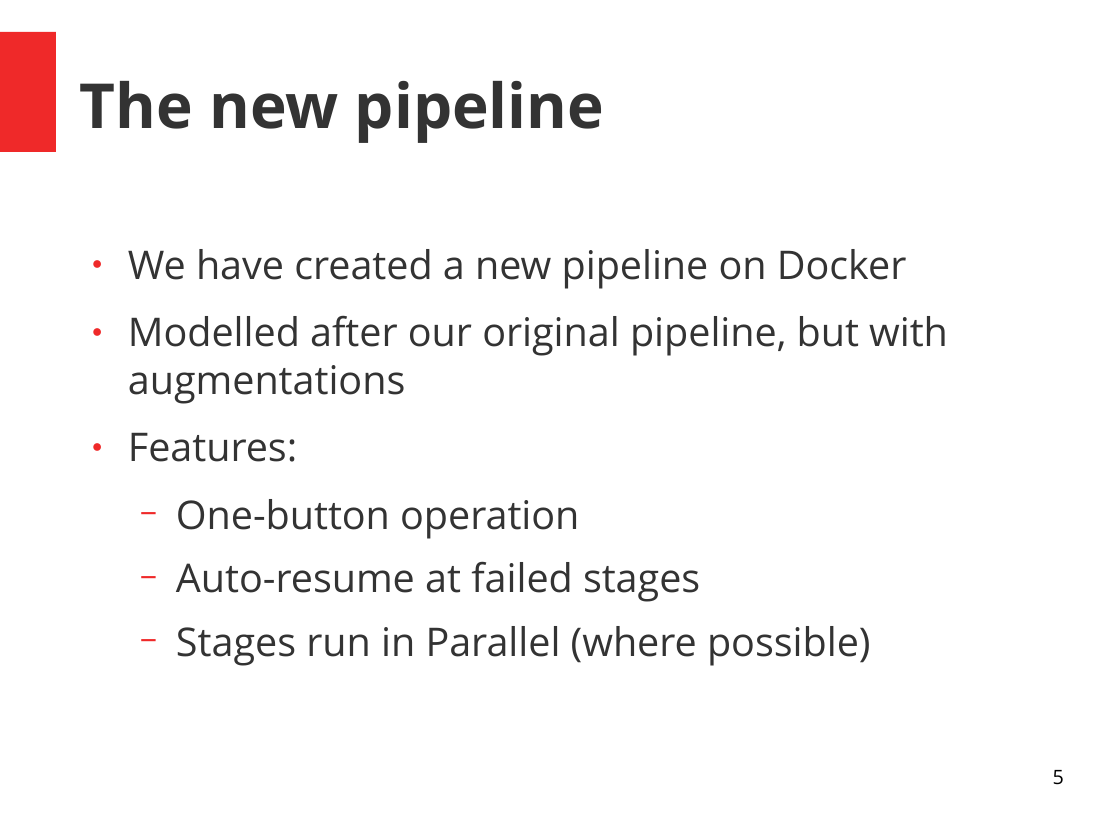
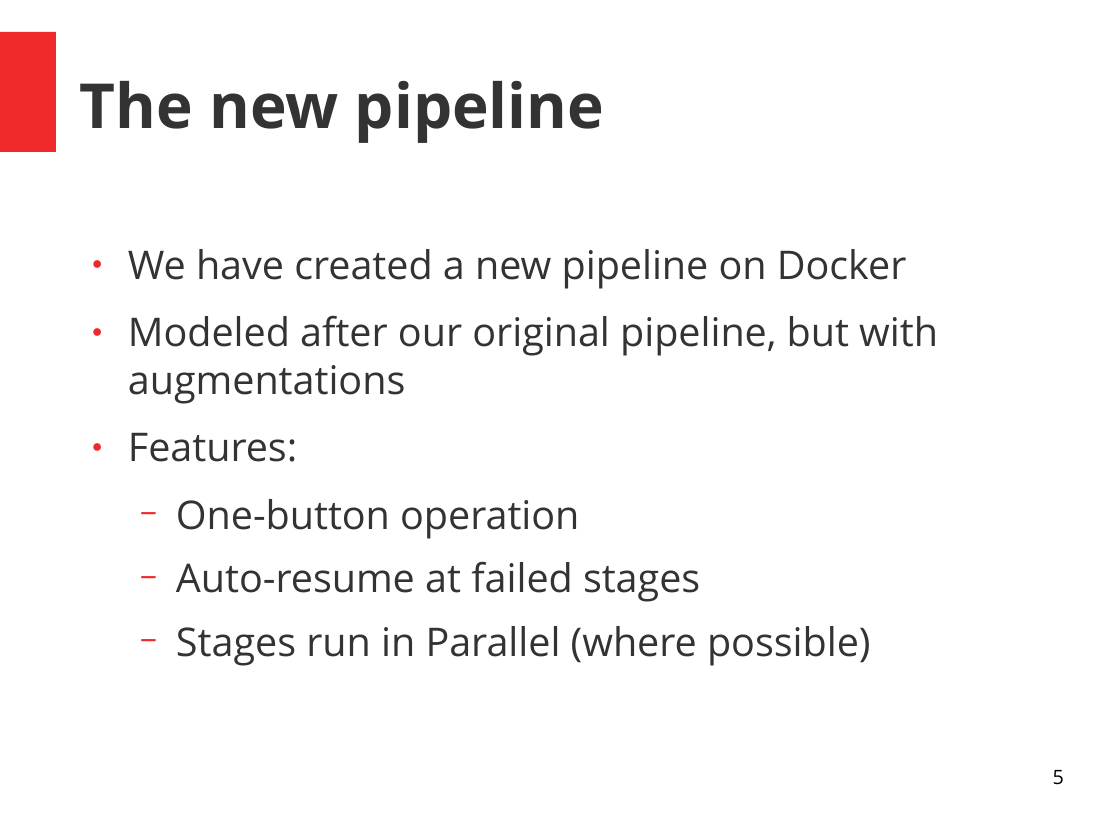
Before and after one commit to billytaj/parkinson_int_meta_pipe, a slide deck: slide 5 of Documentation/mbd_quick_2.odp. Drawn at 1120x840 pixels with LibreOffice and Linux fonts; fonts in the diff are those of the drawing. Boxes give left, top, right and bottom in pixels: in the first picture for what was removed or moved away, otherwise in the second. Text is boxed around its words. In the diff, an @@ line names an element or a change of style, - is before the commit and + after.

```diff
--- a/Documentation/mbd_quick_2.odp
+++ b/Documentation/mbd_quick_2.odp
@@ text at [128,315,938,404]: text changed @@
-● Modelled after our original pipeline, but with augmentations
+● Modeled after our original pipeline, but with augmentations
```
Also in this commit, not shown: 5 other slides changed, 2 other files.
